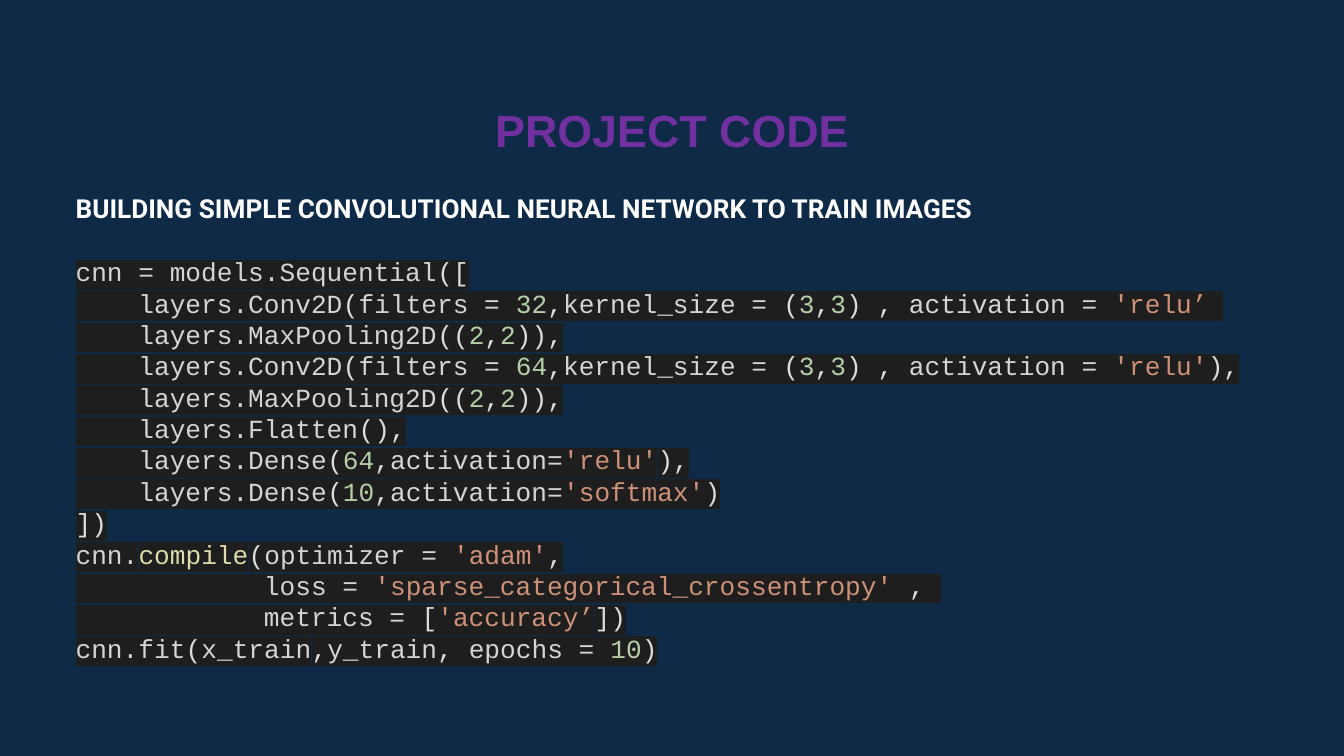
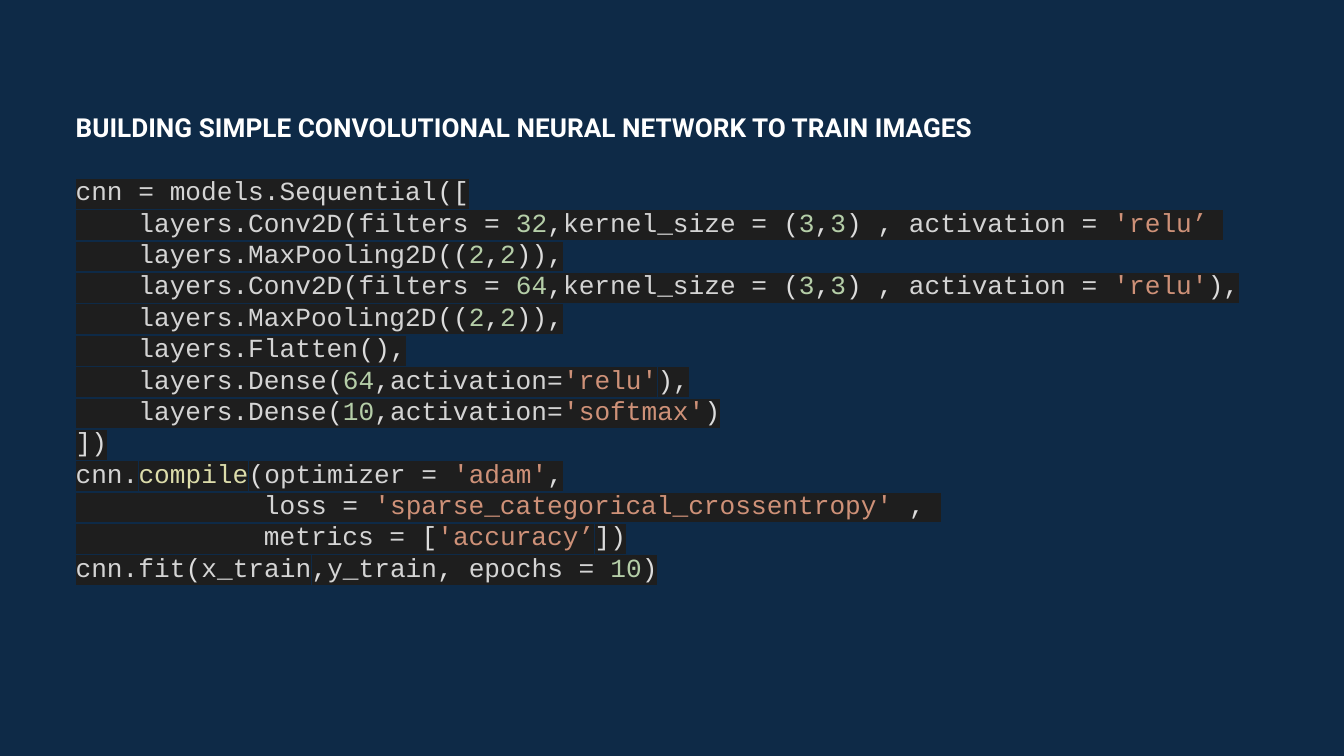
Before and after one commit to UsamaSani/Image_Classification, a slide deck: slide 15 of AI PRESENTATION.pptx (slide 13 before the commit). Drawn at 1344x756 pixels with LibreOffice and Linux fonts; fonts in the diff are those of the drawing. Boxes give left, top, right and bottom in pixels: in the first picture for what was removed or moved away, otherwise in the second. Text is boxed around its words. In the diff, an @@ line names an element or a change of style, - is before the commit and + after.

Commit message:
Project Presentation

```diff
--- a/AI PRESENTATION.pptx
+++ b/AI PRESENTATION.pptx
@@ text "BUILDING SIMPLE CONVOLUTIONAL NEURAL NETWORK ...": place and size @@
-text "BUILDING SIMPLE CONVOLUTIONAL NEURAL NETWORK ..." at box(76, 199, 1239, 665)
+text "BUILDING SIMPLE CONVOLUTIONAL NEURAL NETWORK ..." at box(76, 118, 1239, 585)
@@ text removed at box(495, 116, 848, 148) @@
-PROJECT CODE
```
Also in this commit, not shown: 8 other slides changed, 2 slides added, 1 other file.
